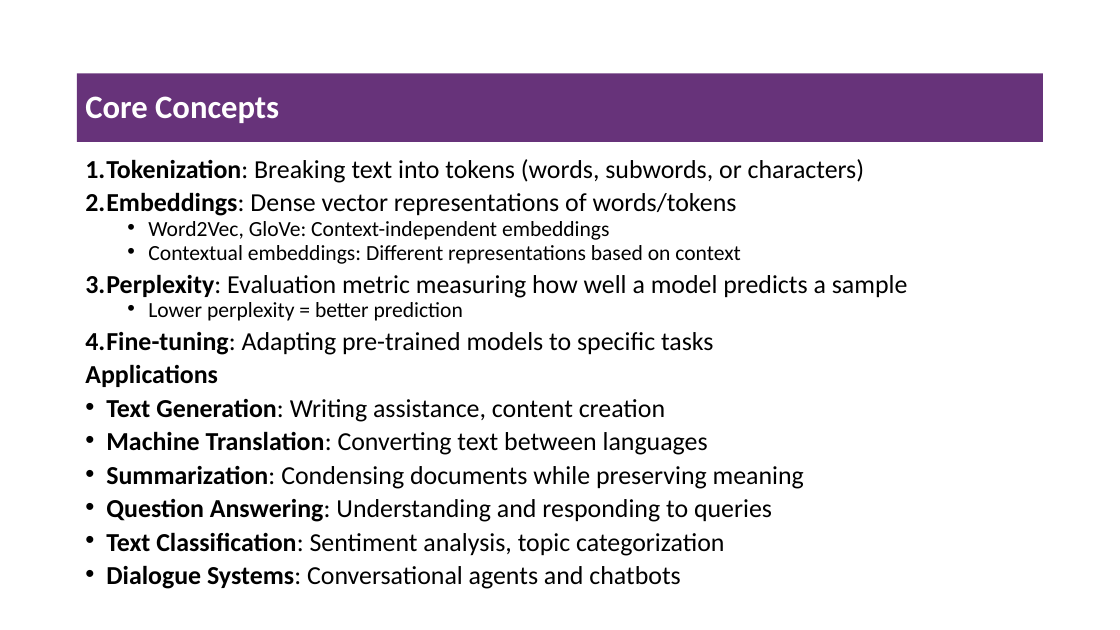
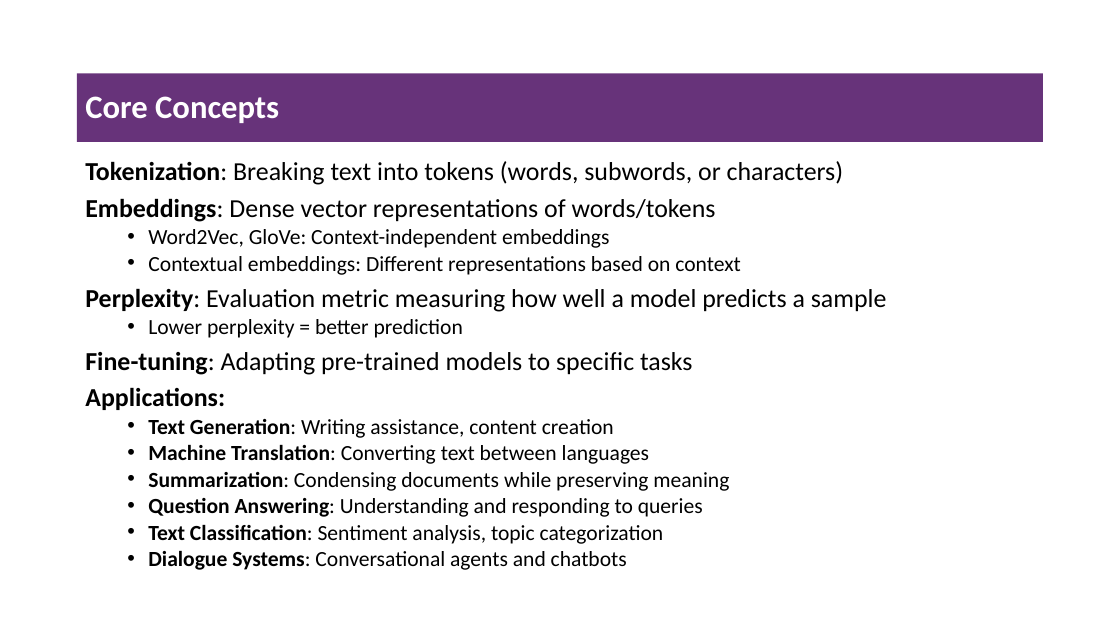
Before and after one commit to msfasha/307307-BI-Methods, a slide deck: slide 33 of 20242-NLP-LLM/lecture notes/Part 1 - Introduction to NLP/1-introduction to NLP.pptx (slide 31 before the commit). Drawn at 1120x630 pixels with LibreOffice and Linux fonts; fonts in the diff are those of the drawing; background and template pictures are left out. Boxes give left, top, right and bottom in pixels: in the first picture for what was removed or moved away, otherwise in the second. Text is boxed around its words. In the diff, an @@ line names an element or a change of style, - is before the commit and + after.

```diff
--- a/20242-NLP-LLM/lecture notes/Part 1 - Introduction to NLP/1-introduction to NLP.pptx
+++ b/20242-NLP-LLM/lecture notes/Part 1 - Introduction to NLP/1-introduction to NLP.pptx
@@ text at (85, 161, 887, 570): size 22.2 to 18.5 pt in "Text Generation: Writing assistance, content creation", "Machine Translation: Converting text between languages", "Summarization: Condensing documents while preserving meaning", "Question Answering: Understanding and responding to queries" and 2 more places; bullet 1. to none; line spacing 0.7 to 0.8; list level 1 to 2 in "Text Generation: Writing assistance, content ..."; list level 1 to 2 in "Machine Translation: Converting text between ..."; list level 1 to 2 in "Summarization: Condensing documents while preserving ..."; list level 1 to 2 in "Question Answering: Understanding and responding ..."; list level 1 to 2 in "Text Classification: Sentiment analysis, topic ..."; list level 1 to 2 in "Dialogue Systems: Conversational agents and ..." @@
@@ text at (85, 387, 225, 410): text changed @@
-Applications
+Applications:
```
Also in this commit, not shown: 3 other slides changed, 2 slides added, 7 other files.
